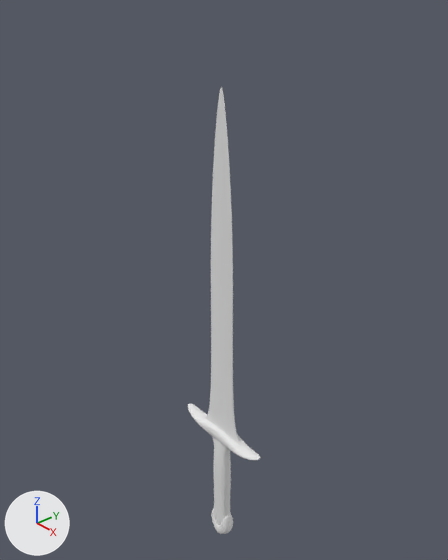
The Blender file Bandit Game/Assets/Models/Sword.blend, before and after one commit.
Before and after are seen from a camera (50 mm lens) standing at (0.533, -0.46, 0.616) and looking at (-0.022, 0.023, 0.232). The lights are fixed; the arrows at lower left show +X, +Y and +Z.
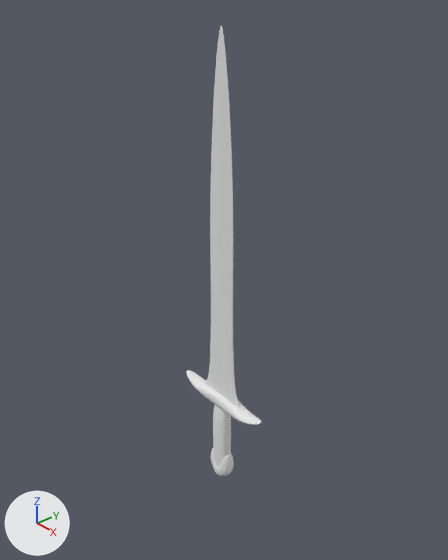
Commit message: Slight Sword Modification

What changed in the scene script:
```text
Change me_cube:
    used by ob_cube; location = (0.0, 0.0, 0.172); scale = (0.0407, 0.0407, 0.0407)
    remove me_cube.from_pydata(...)  # 96 vertices, 76 faces; spans x 0.0..2.0, y -0.3..0.3, z -9.4..7.9
    add me_cube.from_pydata(...)  # 104 vertices, 82 faces; spans x 0.0..2.0, y -0.3..0.3, z -7.9..7.9
    me_cube part 1
    30 vertices in x 0.0..0.5, y -0.3..0.3, z -9.4..-8.2 move by (0.0, 0.0, 1.5)
    8 vertices in x 0.0..0.4, y -0.3..0.3, z -6.8..-5.6 move by (0.0, 0.0, 0.5)
    6 vertices in x 0.0..0.2, y -0.3..0.3, z -8.9..-8.6 move by (0.0, 0.0, 1.6)
    8 vertices are added at x 0.0..1.0, y -0.2..0.2, z -4.2..-4.0
    6 new faces join them
Change ob_cube:
    ob_cube.location: (0.0, 0.0, 0.172) -> (0.0, 0.0, 0.235)
```

Changed parts and their boxes [x1, y1, x2, y2] in the pictures (448 x 560 px):
'Cube', reshaped, moved: before [188, 87, 260, 534]; after [186, 26, 262, 476]
part 1 of me_cube, built on: before [211, 440, 233, 534]; after [211, 405, 234, 476]
